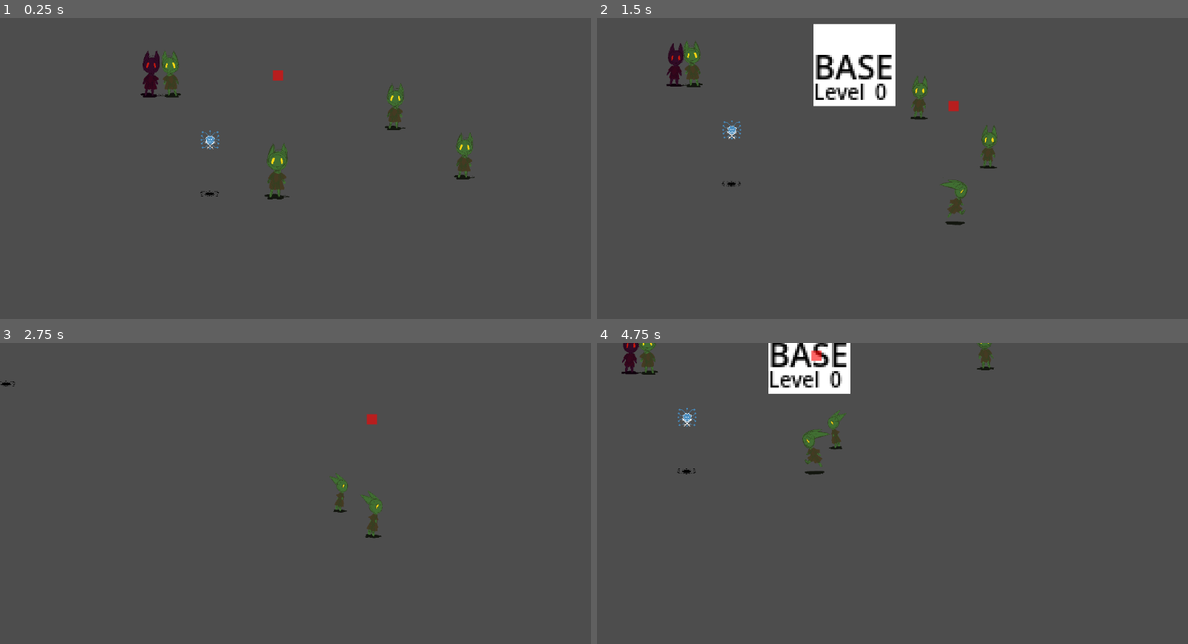
Above: before the commit, frames 1-4 (two rows, left to right).
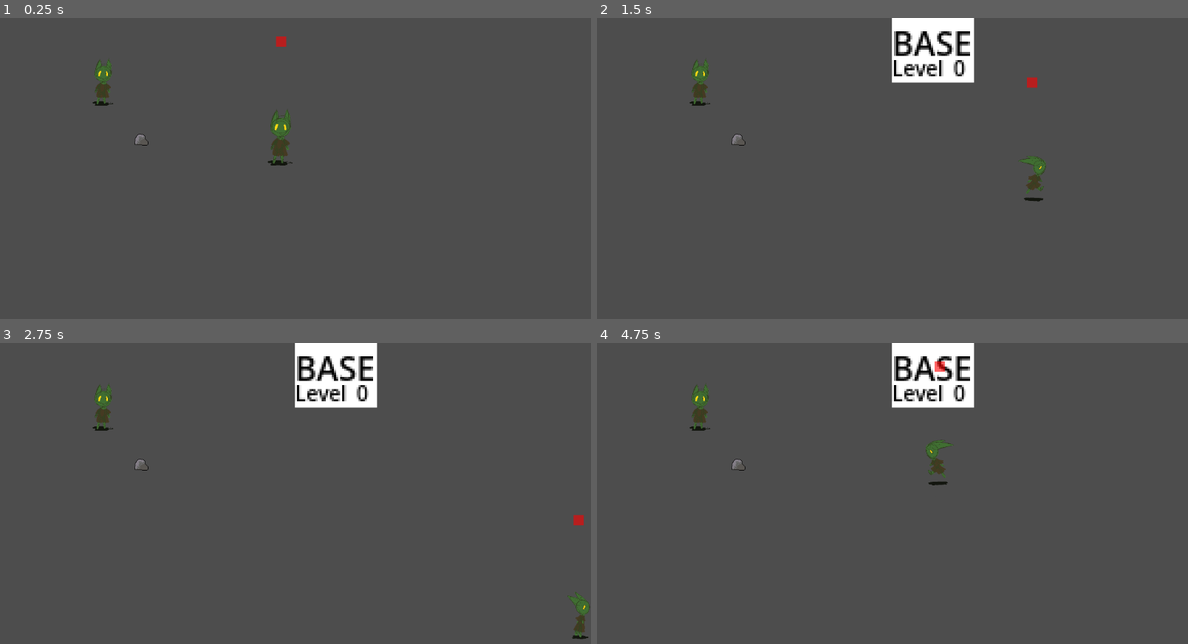
Above: after the commit, the same moments.

Repository: loteque/GoblinGame
Game: Godot game, scene res://tests/test_new_actor.tscn
Two runs of this game, one before a commit and one after it. Both use one fixed random seed, a clock stepped at 60 frames per second and the inputs below. Before the commit the project starts from res://main.tscn.
Inputs:
- Up to frame 1 (0.25 s): no input
- Up to frame 2 (1.5 s): hold D (right) 0.53-1.28 s; tap Shift (call) at 0.6 s; tap G (place) at 0.8, 1.35 s; hold S (down) from 1.28 s (still down)
- Up to frame 3 (2.75 s): tap Shift (call) at 1.55, 2.1 s; release S (down) at 2.03 s; hold D (right) from 2.03 s (still down); tap G (place) at 2.3 s
- Up to frame 4 (4.75 s): release D (right) at 2.78 s; hold W (up) 2.78-3.53 s; tap G (place) at 2.85, 3.8 s; tap Shift (call) at 3.05, 4.35 s; hold A (left) from 3.53 s (still down); tap Space (select) at 3.6 s

The runs differ from the first frame. In frame 1, 2.6% of the frame differs, in the area x 15-81%, y 6-61%; in frame 2, 8.4%, in the area x 11-76%, y 0-69%; in frame 3, 4.0%; in frame 4, 6.8%.
Error after the commit: Parse Error: Identifier "tracked_objects" not declared in the current scope. (res://neutral_state.gd:21)

Commit message:
Start h state machine

Diff:
--- /dev/null
+++ b/project/actor_core.gd
@@ -0,0 +1,9 @@
+extends Node
+
+## The core game objects needed for state
+class_name ActorCore
+
+@export var animated_sprite: AnimatedSprite2D
+
+func _ready():
+    get_children()
--- /dev/null
+++ b/project/collect_state.gd
@@ -0,0 +1,11 @@
+extends State
+
+
+# Called when the node enters the scene tree for the first time.
+func _ready():
+    pass # Replace with function body.
+
+
+# Called every frame. 'delta' is the elapsed time since the previous frame.
+func _process(delta):
+    pass
--- /dev/null
+++ b/project/combat_state.gd
@@ -0,0 +1,25 @@
+extends State
+
+class_name Combat
+# Createure is "in_combat"
+
+var target: Node2D # Some other thing
+
+# Called when the node enters the scene tree for the first time.
+func _ready():
+    pass # Replace with function body.
+
+
+# Called every frame. 'delta' is the elapsed time since the previous frame.
+func _process(delta):
+    pass
+
+func update(_delta):
+    # if not target:
+    # Exit_state
+    # If target is in range:
+    # Attack
+    # else:
+    #machine.change_state()
+    # Follow target
+    pass
--- a/project/default_bus_layout.tres
+++ b/project/default_bus_layout.tres
@@ -1,4 +1,3 @@
 [gd_resource type="AudioBusLayout" format=3 uid="uid://cpdw03vb0scor"]
 
 [resource]
-bus/0/send = &"New Bus"
--- /dev/null
+++ b/project/follow_state.gd
@@ -0,0 +1,13 @@
+extends State
+
+## Follow the player
+class_name FollowState
+
+# Called when the node enters the scene tree for the first time.
+func _ready():
+    pass # Replace with function body.
+
+
+# Called every frame. 'delta' is the elapsed time since the previous frame.
+func _process(delta):
+    pass
--- /dev/null
+++ b/project/idle_state.gd
@@ -0,0 +1,21 @@
+extends State
+
+@onready var actor_core = %ActorCore
+var animated_sprite: AnimatedSprite2D:
+    get: return actor_core.animated_sprite
+# Called when the node enters the scene tree for the first time.
+
+func _ready():
+    pass # Replace with function body.
+
+
+func enter_state():
+    animated_sprite.play("idle_front")
+
+# Called every frame. 'delta' is the elapsed time since the previous frame.
+func update(delta):
+    pass
+
+func exit_state():
+    animated_sprite.stop()
+    pass
--- /dev/null
+++ b/project/neutral_state.gd
@@ -0,0 +1,32 @@
+extends State
+
+class_name NeutralState
+
+@onready var animated_sprite = %AnimatedSprite2D
+
+@onready var idle: State = $Idle
+@onready var collect = %Collect
+
+# Called when the node enters the scene tree for the first time.
+func _ready():
+    pass # Replace with function body.
+
+
+func enter_state():
+    pass
+    # set idle state?
+
+func update(delta):
+    # if enemy, combat.
+    if tracked_objects.includes("Scrap"):
+        machine.change_state(collect)
+
+    # If scrap, scavange.
+    machine.change_state(idle)
+    pass
+
+
+
+# Called every frame. 'delta' is the elapsed time since the previous frame.
+func _process(delta):
+    pass
--- /dev/null
+++ b/project/new_actor.gd
@@ -0,0 +1,219 @@
+extends CharacterBody2D
+
+@export var health: int
+@export var damage: int
+@export var move_speed: float
+@export var burst_speed: float
+@export var burst_duration: float
+@export var throw_multiplier: float
+@export var nav_agent: NavigationAgent2D
+@export var follow_area: Area2D
+
+var has_target: bool = false
+var target: Node2D
+var throw_target: Marker2D
+var player: Node2D
+var should_follow_player: bool = false
+
+var _is_thrown: bool = false
+func is_thrown():
+    if _is_thrown:
+        return true
+    return false
+
+# set up nav loop
+func _ready() -> void:
+    pass
+    #nav_agent.velocity_computed.connect(Callable(_on_velocity_computed))
+    #nav_agent.target_reached.connect(_on_target_reached)
+
+# nav loop
+func _set_movement_target(movement_target: Vector2):
+    nav_agent.set_target_position(movement_target)
+
+func stop_moving():
+    velocity = Vector2.ZERO
+
+func follow_player():
+    if player:
+        target = player.follow_target
+        has_target = true
+        _set_movement_target(target.global_transform.origin)
+
+func player_is_within_max_target_distance():
+    if not player:
+        return false
+    return self.global_transform.origin.distance_to(
+    player.follow_target.global_transform.origin
+) < nav_agent.target_desired_distance
+
+func handle_new_navigation():
+    if should_follow_player:
+            if !player_is_within_max_target_distance():
+                follow_player()
+            else: # Close enough
+                stop_moving()
+    else: # Nothing to be done.
+        stop_moving()
+
+func handle_current_navigation():
+    if has_target or throw_target:
+        _set_movement_target(target.global_transform.origin)
+
+    var new_velocity: Vector2
+    var next_path_position: Vector2 = nav_agent.get_next_path_position()
+    if !is_burst():
+        new_velocity = global_position.direction_to(next_path_position) * move_speed
+    else:
+        new_velocity = global_position.direction_to(next_path_position) * burst_speed
+
+    if !follow_area.monitoring:
+        new_velocity = new_velocity * throw_multiplier
+
+    _on_velocity_computed(new_velocity)
+
+func _physics_process(_delta):
+    return
+    if nav_agent.is_navigation_finished():
+        handle_new_navigation()
+    else:
+        handle_current_navigation()
+
+func _on_velocity_computed(safe_velocity: Vector2):
+    velocity = safe_velocity
+    move_and_slide()
+
+# actor can be thrown if player is detected
+# and player engages throw action
+func throw_actor():
+    set_collision_layer(0)
+    set_collision_mask(0)
+    target = throw_target
+    _is_thrown = true
+    if target:
+        _set_movement_target(target.global_transform.origin)
+
+func _input(event):
+    if event.is_action("throw") and has_target:
+        throw_actor()
+
+# body proximity detection
+func target_is_self():
+    if target == self:
+        return true
+    return false
+
+func connect_called_goblins():
+    # set up nav targets on player.called_goblins()
+    # so that the actor will go to player
+    if !player.called_goblins.is_connected(_on_player_called_goblins):
+        player.called_goblins.connect(_on_player_called_goblins)
+
+func _on_follow_area_body_entered(body: Node2D):
+
+    if self.is_in_group("Enemy"):
+        return
+
+    if body.is_in_group("Enemy"):
+        set_up_nav_target(body)
+
+    if body.is_in_group("Player"):
+        # make actor aware of player
+        player = body
+        # connect signal called_goblins
+        connect_called_goblins()
+
+    # !this must be the last check
+    # turn off actor collisions when they are targeting
+    if !target_is_self():
+        set_collision_mask(0)
+        set_collision_layer(0)
+
+# handle connecting actors to player
+# actors get a speed boost on connection
+var _is_burst: bool = false
+func is_burst():
+    if _is_burst:
+        return true
+    return false
+
+func boost_speed(speed):
+        _is_burst = true
+        burst_speed = speed
+        await get_tree().create_timer(burst_duration).timeout
+        _is_burst = false
+
+func set_up_nav_target(nav_target: Node2D):
+    if nav_target.is_in_group("Player"):
+        target = nav_target.follow_target
+        should_follow_player = true
+        throw_target = nav_target.throw_target
+
+    if nav_target.is_in_group("Enemy"):
+        target = nav_target
+        throw_target = null
+
+    has_target = true
+    _set_movement_target(target.global_transform.origin)
+
+func _on_player_called_goblins():
+    # set up navigation targets
+    set_up_nav_target(player)
+
+    # set and unset actor speed burst
+    boost_speed(player.speed)
+
+# handle disconecting actors from player
+func disconnect_called_goblins():
+    if player and player.called_goblins.is_connected(_on_player_called_goblins):
+        player.called_goblins.disconnect(_on_player_called_goblins)
+
+func unset_nav_target(nav_target):
+    if nav_target.is_in_group("Player"):
+        has_target = false
+        target = self
+        should_follow_player = false
+        throw_target = null
+        print("body exited")
+        disconnect_called_goblins()
+
+# actor will disconnect from player when player leaves their
+# detection radius
+func _on_follow_area_body_exited(body: Node2D):
+    unset_nav_target(body)
+
+# can die
+func die():
+    queue_free()
+
+# can take damage
+signal health_updated(body)
+
+func take_damage(amount: int):
+    health = health - amount
+    health_updated.emit(health)
+    print(
+        str(self.name)
+        + " took damage. health: "
+        + str(health)
+    )
+
+func attack(attack_target):
+    print(str(attack_target))
+    await get_tree().create_timer(.5).timeout
+    attack_target.call_deferred("take_damage", damage)
+
+    target = self
+
+# handle exit of nav loop
+func _on_target_reached():
+    if self.is_in_group("NPC") and target.is_in_group("Enemy"):
+        attack(target)
+        if target.health < 0:
+            target.die()
+    else:
+        _is_thrown = false
+        follow_area.monitoring = true
+        set_collision_layer(1)
+        set_collision_mask(1)
+        target = self
--- /dev/null
+++ b/project/new_actor.tscn
@@ -0,0 +1,107 @@
+[gd_scene load_steps=14 format=3 uid="uid://b3f3e2snpptm"]
+
+[ext_resource type="Script" path="res://new_actor.gd" id="1_j6rqw"]
+[ext_resource type="Texture2D" uid="uid://binsxgaxudhe3" path="res://icon-bot.png" id="2_dx5gv"]
+[ext_resource type="SpriteFrames" uid="uid://b1tde2jhy8sfh" path="res://goblin_0_sprite_frames.tres" id="3_xmqe5"]
+[ext_resource type="PackedScene" uid="uid://bf7crtfeg2ch1" path="res://animation_controller.tscn" id="4_rs5bg"]
+[ext_resource type="Script" path="res://actor_core.gd" id="5_fjmgl"]
+[ext_resource type="Script" path="res://state_machine.gd" id="5_tfddv"]
+[ext_resource type="Script" path="res://neutral_state.gd" id="7_6mnjv"]
+[ext_resource type="Script" path="res://idle_state.gd" id="7_yxy6a"]
+[ext_resource type="Script" path="res://combat_state.gd" id="8_gevwj"]
+[ext_resource type="Script" path="res://collect_state.gd" id="10_t20ij"]
+[ext_resource type="Script" path="res://follow_state.gd" id="11_wpftk"]
+
+[sub_resource type="RectangleShape2D" id="RectangleShape2D_moct4"]
+size = Vector2(19, 21)
+
+[sub_resource type="CircleShape2D" id="CircleShape2D_v1do6"]
+radius = 136.015
+
+[node name="Actor" type="CharacterBody2D" node_paths=PackedStringArray("nav_agent", "follow_area") groups=["NPC", "Throwable"]]
+z_index = 1
+motion_mode = 1
+wall_min_slide_angle = 0.0
+script = ExtResource("1_j6rqw")
+nav_agent = NodePath("NavigationAgent2D")
+follow_area = NodePath("FollowArea")
+
+[node name="CollisionShape2D" type="CollisionShape2D" parent="."]
+position = Vector2(-3.5, -12.5)
+shape = SubResource("RectangleShape2D_moct4")
+
+[node name="Sprite2D" type="Sprite2D" parent="."]
+visible = false
+modulate = Color(0.823529, 0, 0.729412, 1)
+scale = Vector2(0.45, 0.45)
+texture = ExtResource("2_dx5gv")
+
+[node name="NavigationAgent2D" type="NavigationAgent2D" parent="."]
+target_desired_distance = 40.0
+avoidance_enabled = true
+
+[node name="FollowArea" type="Area2D" parent="."]
+
+[node name="CollisionShape2D" type="CollisionShape2D" parent="FollowArea"]
+shape = SubResource("CircleShape2D_v1do6")
+
+[node name="AnimatedSprite2D" type="AnimatedSprite2D" parent="."]
+unique_name_in_owner = true
+scale = Vector2(0.25, 0.25)
+sprite_frames = ExtResource("3_xmqe5")
+animation = &"idle_front"
+offset = Vector2(0, -165)
+
+[node name="AnimationController" parent="." instance=ExtResource("4_rs5bg")]
+script = null
+
+[node name="ActorCore" type="Node" parent="." node_paths=PackedStringArray("animated_sprite")]
+unique_name_in_owner = true
+script = ExtResource("5_fjmgl")
+animated_sprite = NodePath("../AnimatedSprite2D")
+
+[node name="StateMachine" type="Node" parent="ActorCore"]
+script = ExtResource("5_tfddv")
+
+[node name="Neutral" type="Node" parent="ActorCore/StateMachine"]
+script = ExtResource("7_6mnjv")
+
+[node name="Idle" type="Node" parent="ActorCore/StateMachine/Neutral"]
+script = ExtResource("7_yxy6a")
+
+[node name="Hurt" type="Node" parent="ActorCore/StateMachine"]
+
+[node name="Combat" type="Node" parent="ActorCore/StateMachine"]
+script = ExtResource("8_gevwj")
+
+[node name="Attack" type="Node" parent="ActorCore/StateMachine/Combat"]
+
+[node name="Chase" type="Node" parent="ActorCore/StateMachine/Combat"]
+
+[node name="Navigate" type="Node" parent="ActorCore/StateMachine/Combat/Chase"]
+
+[node name="Run" type="Node" parent="ActorCore/StateMachine/Combat/Chase/Navigate"]
+
+[node name="Collect" type="Node" parent="ActorCore/StateMachine"]
+unique_name_in_owner = true
+script = ExtResource("10_t20ij")
+
+[node name="Scavange" type="Node" parent="ActorCore/StateMachine/Collect"]
+
+[node name="Navigate" type="Node" parent="ActorCore/StateMachine/Collect"]
+
+[node name="Follow" type="Node" parent="ActorCore/StateMachine"]
+script = ExtResource("11_wpftk")
+
+[node name="NavigateToward" type="Node" parent="ActorCore/StateMachine/Follow"]
+
+[node name="Thrown" type="Node" parent="ActorCore/StateMachine/Follow"]
+
+[node name="Idle" type="Node" parent="ActorCore/StateMachine/Follow"]
+
+[node name="Passive" type="Node" parent="ActorCore/StateMachine"]
+
+[node name="Idle" type="Node" parent="ActorCore/StateMachine/Passive"]
+
+[connection signal="body_entered" from="FollowArea" to="." method="_on_follow_area_body_entered"]
+[connection signal="body_exited" from="FollowArea" to="." method="_on_follow_area_body_exited"]
--- a/project/project.godot
+++ b/project/project.godot
@@ -11,7 +11,7 @@
 [application]
 
 config/name="Goblin Armies"
-run/main_scene="res://main.tscn"
+run/main_scene="res://tests/test_new_actor.tscn"
 config/features=PackedStringArray("4.2")
 
 [display]
--- /dev/null
+++ b/project/state.gd
@@ -0,0 +1,24 @@
+extends Node
+
+class_name State
+
+var machine: StateMachine
+
+func _init():
+    machine = StateMachine.new()
+
+func _ready():
+    pass
+
+func enter_state():
+    pass
+    # Setup this state
+
+# DO
+func update(_delta):
+    pass
+
+# EXIT
+func exit_state():
+    # Clean up this state
+    pass
--- /dev/null
+++ b/project/state_machine.gd
@@ -0,0 +1,37 @@
+extends Node
+class_name StateMachine
+
+@onready var combat: State = $Combat
+@onready var neutral: State = $Neutral
+@onready var collect: State = $Collect
+@onready var follow: State = $Follow
+
+
+# Signals cause state machine changes?
+# lost_target
+
+
+# Core?
+
+var actor
+var animation_player
+var player_input
+var state: State
+
+func change_state(new_state: State):
+    if state and state != new_state:
+        state.exit_state()
+    state = new_state
+    state.enter_state()
+
+func _ready():
+    state = neutral
+    pass # Replace with function body.
+
+
+func _physics_process(delta):
+    if state:
+        state.update(delta)
+
+func exit():
+    state = null
--- /dev/null
+++ b/project/tests/test_new_actor.tscn
@@ -0,0 +1,16 @@
+[gd_scene load_steps=4 format=3 uid="uid://t3udaxv6fag4"]
+
+[ext_resource type="PackedScene" uid="uid://b3f3e2snpptm" path="res://new_actor.tscn" id="1_t411p"]
+[ext_resource type="PackedScene" uid="uid://78j5k0a24wsl" path="res://player_character.tscn" id="2_v212g"]
+[ext_resource type="PackedScene" uid="uid://hehsosy8cwdc" path="res://collectables/scrap/scrap.tscn" id="3_d7f37"]
+
+[node name="TestNewActor" type="Node2D"]
+
+[node name="NewActor" parent="." instance=ExtResource("1_t411p")]
+position = Vector2(202, 167)
+
+[node name="PlayerCharacter" parent="." instance=ExtResource("2_v212g")]
+position = Vector2(548, 286)
+
+[node name="Scrap" parent="." instance=ExtResource("3_d7f37")]
+position = Vector2(275, 233)
Not shown: 1 places in project/enemy_actor.tscn that only renumber resources
Not shown, added: project/new7A26.tmp
Not shown, added: project/newAF11.tmp
